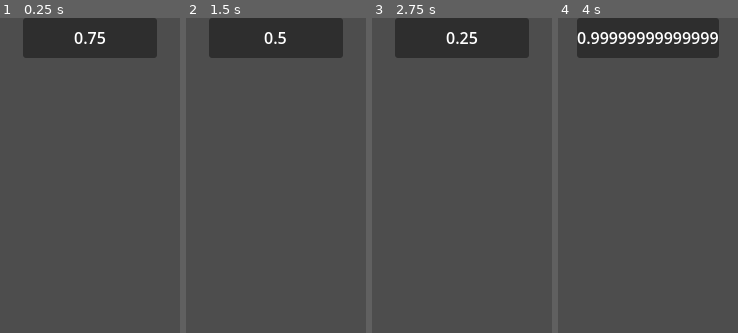
Above: before the commit, frames 1-4 (left to right).
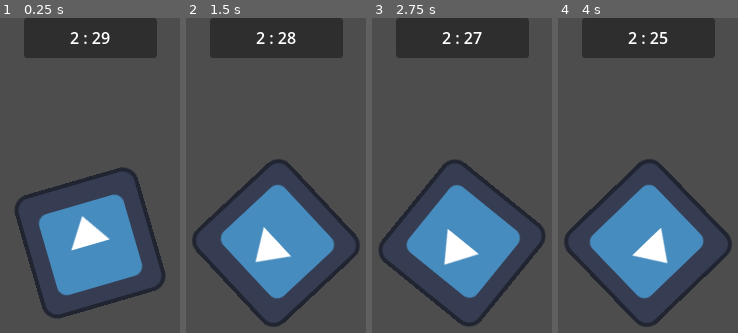
Above: after the commit, the same moments.

Repository: FiFolker/Mazespin
Game: Godot game, scene res://main.tscn
Two runs of this game, one before a commit and one after it. Both use one fixed random seed, a clock stepped at 60 frames per second and the inputs below. The engine's default icon, where the game draws it, is replaced by a stand-in: a white triangle on a blue panel in a dark square.
Inputs:
- Up to frame 1 (0.25 s): no input
- Up to frame 2 (1.5 s): no input
- Up to frame 3 (2.75 s): no input
- Up to frame 4 (4 s): no input

The runs differ from the first frame. In frame 1, 17% of the frame differs, in the area x 7-93%, y 0-96%; in frame 2, 17%; in frame 3, 17%; in frame 4, 19%, in the area x 3-97%, y 0-99%.

Commit message:
start of the project and discovery of path2D (amazing stuff btw) but i have a bug with interface 'cause panelcontainer is not anchored to the top center of the ui idk why that's fckng weird

Diff:
--- a/Resources/a_few_minutes_late_theme.tres
+++ b/Resources/a_few_minutes_late_theme.tres
@@ -1,6 +1,3 @@
-[gd_resource type="Theme" load_steps=2 format=3 uid="uid://b08avdk0mifr4"]
-
-[sub_resource type="StyleBoxTexture" id="StyleBoxTexture_ikjl6"]
+[gd_resource type="Theme" format=3 uid="uid://b08avdk0mifr4"]
 
 [resource]
-PanelContainer/styles/panel = SubResource("StyleBoxTexture_ikjl6")
--- a/Scenes/player.tscn
+++ b/Scenes/player.tscn
@@ -1,9 +1,10 @@
-[gd_scene format=3 uid="uid://c0tlil63xy6bk"]
+[gd_scene load_steps=2 format=3 uid="uid://c0tlil63xy6bk"]
+
+[ext_resource type="Texture2D" uid="uid://dtjy70ecxj54q" path="res://icon.svg" id="1_r7u26"]
 
 [node name="Player" type="Node2D"]
 
 [node name="Camera2D" type="Camera2D" parent="."]
 
 [node name="Sprite2D" type="Sprite2D" parent="."]
-
-[node name="AnimationPlayer" type="AnimationPlayer" parent="."]
+texture = ExtResource("1_r7u26")
--- a/Scripts/gui.gd
+++ b/Scripts/gui.gd
@@ -5,9 +5,20 @@
 
 # Called when the node enters the scene tree for the first time.
 func _ready():
-	timer_label.text = str(timer.time_left)
+	timer_label.text = array_to_min_and_sec_string(convert_sec_in_min(timer.wait_time))
 
 
 # Called every frame. 'delta' is the elapsed time since the previous frame.
 func _process(delta):
-	timer_label.text = str(timer.time_left)
+	timer_label.text = array_to_min_and_sec_string(convert_sec_in_min(timer.time_left))
+
+func convert_sec_in_min(sec:float)->Array[int]:
+	var time_converted : Array[int] = [0,0]
+
+	time_converted[0] = int(sec/60)
+	time_converted[1] = int(sec - (time_converted[0]*60))
+
+	return time_converted
+
+func array_to_min_and_sec_string(min_and_sec:Array[int])-> String:
+	return str(min_and_sec[0]) + " : " + str(min_and_sec[1])
--- /dev/null
+++ b/Scripts/rail.gd
@@ -0,0 +1,12 @@
+extends PathFollow2D
+
+@export var speed:float = 100
+
+# Called when the node enters the scene tree for the first time.
+func _ready():
+	pass
+
+
+# Called every frame. 'delta' is the elapsed time since the previous frame.
+func _process(delta:float):
+	self.progress += speed*delta
--- a/main.tscn
+++ b/main.tscn
@@ -1,6 +1,15 @@
-[gd_scene load_steps=2 format=3 uid="uid://ctbick08lhn73"]
+[gd_scene load_steps=5 format=3 uid="uid://ctbick08lhn73"]
 
 [ext_resource type="Script" path="res://Scripts/gui.gd" id="1_g0imb"]
+[ext_resource type="PackedScene" uid="uid://c0tlil63xy6bk" path="res://Scenes/player.tscn" id="2_m103x"]
+[ext_resource type="Script" path="res://Scripts/rail.gd" id="3_1pt2a"]
+
+[sub_resource type="Curve2D" id="Curve2D_reel6"]
+bake_interval = 64.0
+_data = {
+"points": PackedVector2Array(0, 0, 0, 0, 100, 50, 0, 0, 0, 0, 210, 18, 0, 0, 0, 0, 102, -98, 0, 0, 0, 0, 0, 0)
+}
+point_count = 4
 
 [node name="Main" type="Node2D"]
 metadata/_edit_vertical_guides_ = [400.0]
@@ -9,16 +18,16 @@
 [node name="GUI" type="CanvasLayer" parent="."]
 script = ExtResource("1_g0imb")
 
-[node name="TimerContainer" type="PanelContainer" parent="GUI"]
+[node name="PanelContainer" type="PanelContainer" parent="GUI"]
 anchors_preset = 5
 anchor_left = 0.5
 anchor_right = 0.5
-offset_left = -67.0
-offset_right = 67.0
+offset_left = -66.5
+offset_right = 66.5
 offset_bottom = 40.0
 grow_horizontal = 2
 
-[node name="TimerLabel" type="Label" parent="GUI/TimerContainer"]
+[node name="TimerLabel" type="Label" parent="GUI/PanelContainer"]
 unique_name_in_owner = true
 layout_mode = 2
 text = "	"
@@ -27,4 +36,16 @@
 [node name="Timer" type="Timer" parent="."]
 unique_name_in_owner = true
 process_callback = 0
+wait_time = 150.0
 autostart = true
+
+[node name="Path2D" type="Path2D" parent="."]
+position = Vector2(300, 181)
+curve = SubResource("Curve2D_reel6")
+
+[node name="PathFollow2D" type="PathFollow2D" parent="Path2D"]
+position = Vector2(100, 50)
+rotation = -0.283096
+script = ExtResource("3_1pt2a")
+
+[node name="Player" parent="Path2D/PathFollow2D" instance=ExtResource("2_m103x")]
--- a/project.godot
+++ b/project.godot
@@ -30,3 +30,7 @@
 "res://Scenes/": "green",
 "res://Scripts/": "blue"
 }
+
+[gui]
+
+theme/custom="res://Resources/a_few_minutes_late_theme.tres"
